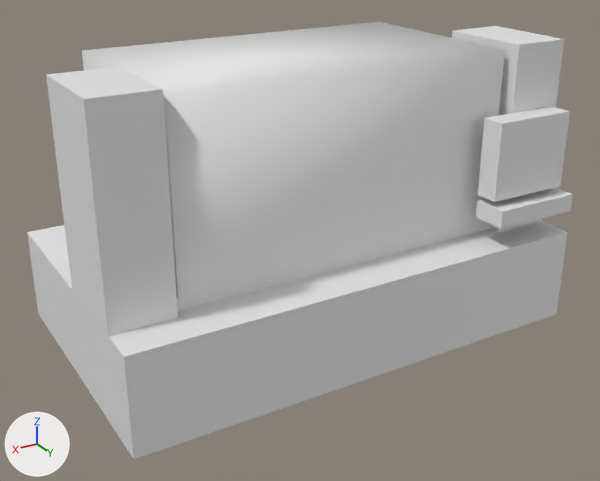
Renders of the OBJ model src/main/resources/assets/vandorlabs/models/block/universal_constructor/enclosed_gantry/complete.obj from each side of a commit.
Both versions are drawn from a 50 mm lens placed at (6.74, 5.63, 4.46), pointed at (2.63, -1.22, 1.03). The axes (+X, +Y, +Z) are drawn at lower left. The lights are the same throughout. The picture after the commit comes second. Materials are left out; every surface is plain grey. Where no turn or scale is listed for an object, it has been applied to the vertices.

Names of what the first picture shows: 'enclosed_gantry'.
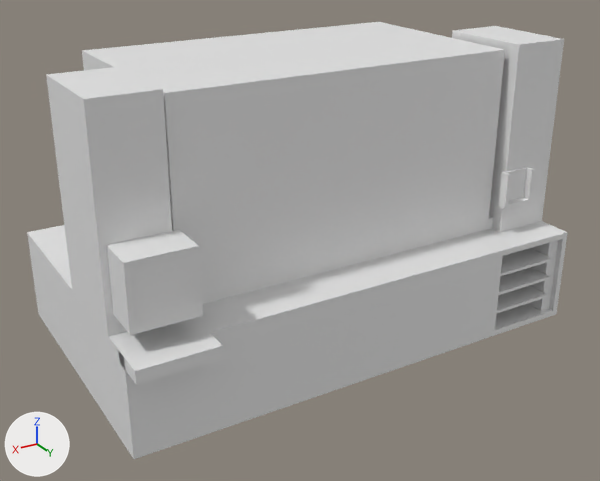
Pixel boxes (x1, y1, x2, y2) of what changed, in the pictures (600 x 481 px):
'enclosed_gantry', reshaped
    before: (27, 22, 573, 459)
    after: (27, 22, 568, 459)
part 1 of me_enclosed_gantry, added
    after: (497, 285, 548, 313)
part 2 of me_enclosed_gantry, added
    after: (499, 267, 550, 295)
part 3 of me_enclosed_gantry, added
    after: (500, 248, 552, 276)
part 4 of me_enclosed_gantry, added
    after: (551, 241, 558, 253)
part 5 of me_enclosed_gantry, added
    after: (547, 277, 553, 289)
part 6 of me_enclosed_gantry, added
    after: (499, 167, 534, 209)
part 7 of me_enclosed_gantry, reshaped
    before: (476, 106, 573, 229)
    after: (27, 26, 568, 459)

What changed in the scene script:
```text
Change me_enclosed_gantry:
    used by ob_enclosed_gantry; location = (0.0, 0.0, 0.0)
    remove me_enclosed_gantry.from_pydata(...)  # 86 vertices, 60 faces; spans x 0.0..5.0, y -3.0..0.0, z 0.0..3.0
    add me_enclosed_gantry.from_pydata(...)  # 323 vertices, 283 faces; spans x 0.0..5.0, y -3.0..0.25, z 0.0..3.0
    me_enclosed_gantry part 1: a new loose piece, a box spanning x 0.188..0.938, y -0.938..0.0, z 0.266..0.297
    me_enclosed_gantry part 2: a new loose piece, a box spanning x 0.188..0.938, y -0.937..0.0, z 0.484..0.516
    me_enclosed_gantry part 3: a new loose piece, a box spanning x 0.188..0.938, y -0.937..0.0, z 0.703..0.734
    me_enclosed_gantry part 4: a new loose piece, a box spanning x 0.0625..0.1406, y -0.0625..-0.0586, z 0.7656..0.8906
    me_enclosed_gantry part 5: a new loose piece, a box spanning x 0.0625..0.1406, y -0.0625..-0.0586, z 0.3281..0.4531
    me_enclosed_gantry part 6: a new loose piece of 24 vertices spanning x 0.31..0.69, y -0.37..-0.28, z 1.31..1.69
    me_enclosed_gantry part 7: 16 vertices removed from x 0.0..1.0, y -0.37..0.0, z 1.25..2.31; 173 vertices added at x 0.0..5.0, y -3.0..0.25, z 0.0..3.0
    other edits to the shape of me_enclosed_gantry do not show in these pictures
```
